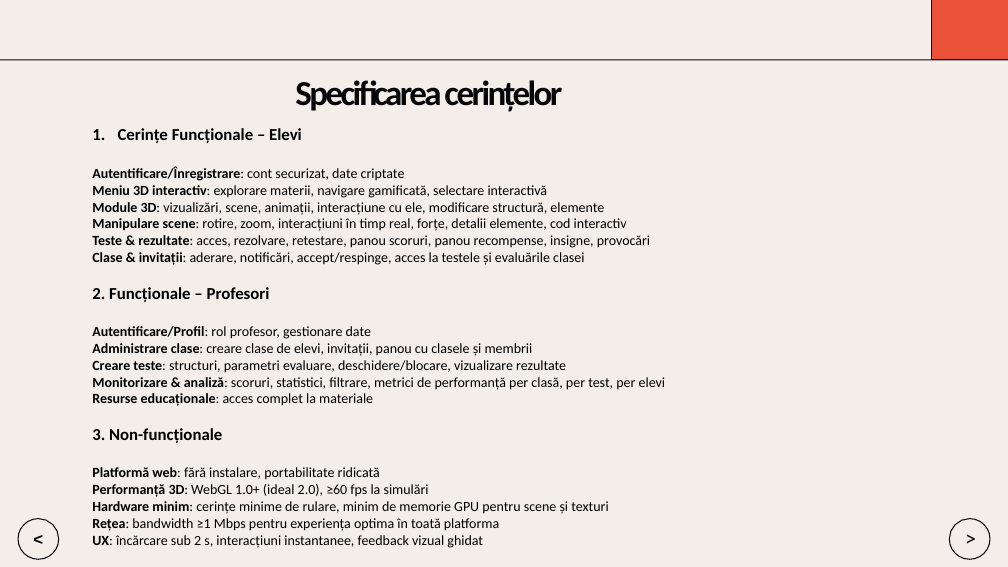
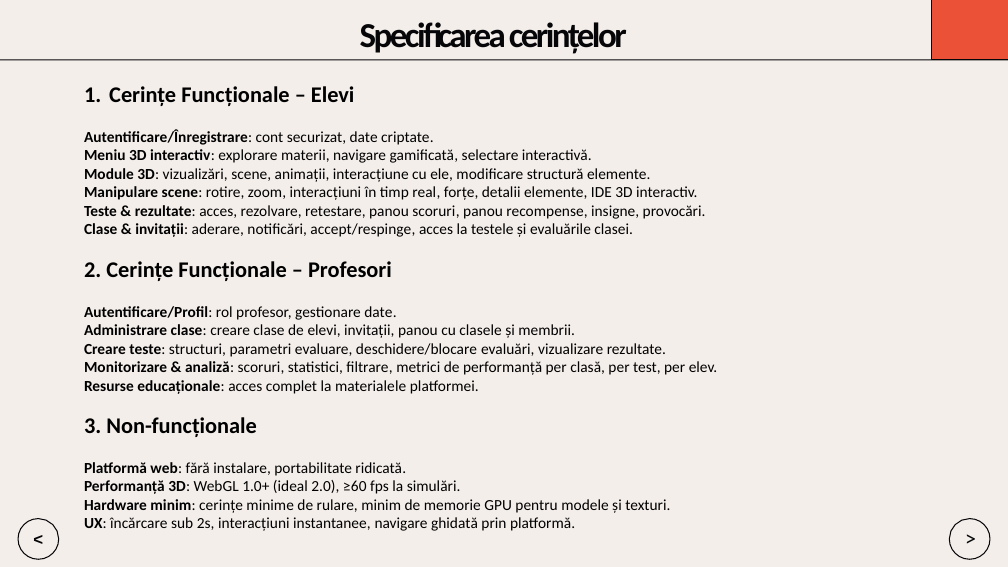
Before and after one commit to Dragomir1401/VisioScience-3D, a slide deck: slide 4 of Roadmap/scss/Prezentare_Final_Dragomir_Andrei.pptx. Drawn at 1008x567 pixels with LibreOffice and Linux fonts; fonts in the diff are those of the drawing. Boxes give left, top, right and bottom in pixels: in the first picture for what was removed or moved away, otherwise in the second. Text is boxed around its words. In the diff, an @@ line names an element or a change of style, - is before the commit and + after.

Commit message:
[PPT] added v1 of final ppt

```diff
--- a/Roadmap/scss/Prezentare_Final_Dragomir_Andrei.pptx
+++ b/Roadmap/scss/Prezentare_Final_Dragomir_Andrei.pptx
@@ title "Specificarea cerințelor": place and size @@
-title "Specificarea cerințelor" at bbox=[295, 80, 562, 112]
+title "Specificarea cerințelor" at bbox=[360, 22, 627, 54]
@@ text at bbox=[84, 86, 355, 437]: size 12 to 16 pt in "Cerințe Funcționale – Elevi", "3. Non-funcționale" @@
@@ text "Cerințe Funcționale – Elevi": place and size @@
-text "Cerințe Funcționale – Elevi" at bbox=[92, 128, 666, 548]
+text "Cerințe Funcționale – Elevi" at bbox=[84, 86, 717, 531]
@@ text at bbox=[84, 129, 717, 394]: text changed; size 10 to 11 pt @@
-Autentificare/Înregistrare: cont securizat, date criptate
-Meniu 3D interactiv: explorare materii, navigare gamificată, selectare interactivă
-Module 3D: vizualizări, scene, animații, interacțiune cu ele, modificare structură, elemente
-Manipulare scene: rotire, zoom, interacțiuni în timp real, forțe, detalii elemente, cod interactiv
-Teste & rezultate: acces, rezolvare, retestare, panou scoruri, panou recompense, insigne, provocări
-Clase & invitații: aderare, notificări, accept/respinge, acces la testele și evaluările clasei
-2. Funcționale – Profesori
-Autentificare/Profil: rol profesor, gestionare date
-Administrare clase: creare clase de elevi, invitații, panou cu clasele și membrii
-Creare teste: structuri, parametri evaluare, deschidere/blocare, vizualizare rezultate
-Monitorizare & analiză: scoruri, statistici, filtrare, metrici de performanță per clasă, per test, per elevi
-Resurse educaționale: acces complet la materiale
+Autentificare/Înregistrare: cont securizat, date criptate.
+Meniu 3D interactiv: explorare materii, navigare gamificată, selectare interactivă.
+Module 3D: vizualizări, scene, animații, interacțiune cu ele, modificare structură elemente.
+Manipulare scene: rotire, zoom, interacțiuni în timp real, forțe, detalii elemente, IDE 3D interactiv.
+Teste & rezultate: acces, rezolvare, retestare, panou scoruri, panou recompense, insigne, provocări.
+Clase & invitații: aderare, notificări, accept/respinge, acces la testele și evaluările clasei.
+2. Cerințe Funcționale – Profesori
+Autentificare/Profil: rol profesor, gestionare date.
+Administrare clase: creare clase de elevi, invitații, panou cu clasele și membrii.
+Creare teste: structuri, parametri evaluare, deschidere/blocare evaluări, vizualizare rezultate.
+Monitorizare & analiză: scoruri, statistici, filtrare, metrici de performanță per clasă, per test, per elev.
+Resurse educaționale: acces complet la materialele platformei.
@@ text at bbox=[84, 462, 670, 531]: text changed; size 10 to 11 pt @@
-Platformă web: fără instalare, portabilitate ridicată
-Performanță 3D: WebGL 1.0+ (ideal 2.0), ≥60 fps la simulări
-Hardware minim: cerințe minime de rulare, minim de memorie GPU pentru scene și texturi
-Rețea: bandwidth ≥1 Mbps pentru experiența optima în toată platforma
-UX: încărcare sub 2 s, interacțiuni instantanee, feedback vizual ghidat
+Platformă web: fără instalare, portabilitate ridicată.
+Performanță 3D: WebGL 1.0+ (ideal 2.0), ≥60 fps la simulări.
+Hardware minim: cerințe minime de rulare, minim de memorie GPU pentru modele și texturi.
+UX: încărcare sub 2s, interacțiuni instantanee, navigare ghidată prin platformă.
```
Also in this commit, not shown: 10 other slides changed, 5 slides added, 4 slides removed, 4 other files.
